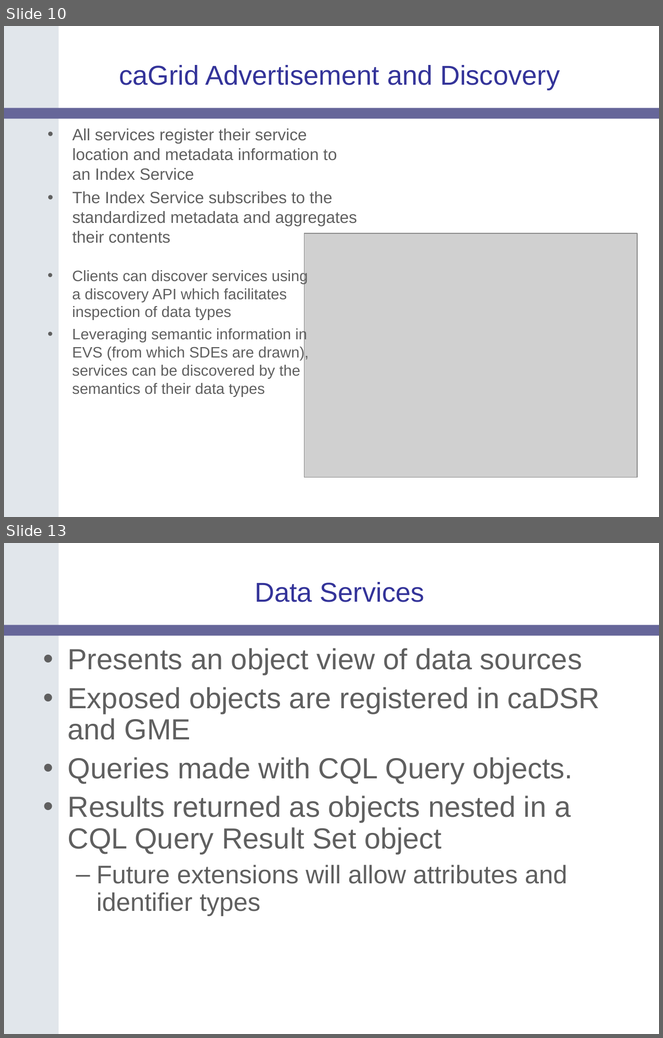
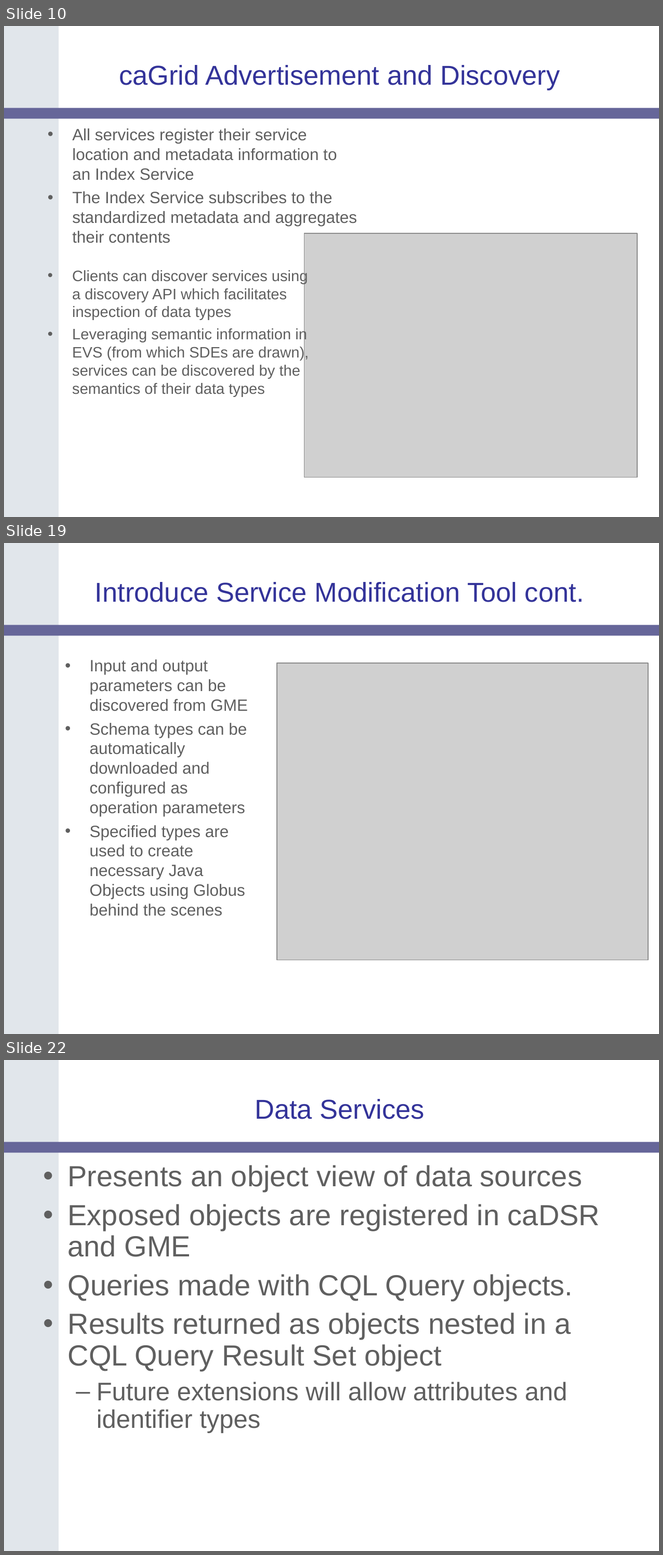
Before and after one commit to NCIP/cagrid-portal, a slide deck: cagrid-1-0/Documentation/presentations/200604_AnnualMeeting/caGrid-1.0-Architecture_caBIG-Annual-Meeting06.ppt. Shown one above the other, each under a label of ours: slides 10 and 13 before the commit, slides 10, 19 and 22 after it; the slides between them are not shown. The pictures are 663x1038 and 663x1555 pixels, drawn with LibreOffice and Linux fonts; fonts in the diff are those of the drawing; grey boxes stand for pictures; background and template pictures are left out. Boxes give left, top, right and bottom in pixels: in the first picture for what was removed or moved away, otherwise in the second. Text is boxed around its words. In the diff, an @@ line names an element or a change of style, - is before the commit and + after.

```diff
--- a/cagrid-1-0/Documentation/presentations/200604_AnnualMeeting/caGrid-1.0-Architecture_caBIG-Annual-Meeting06.ppt
+++ b/cagrid-1-0/Documentation/presentations/200604_AnnualMeeting/caGrid-1.0-Architecture_caBIG-Annual-Meeting06.ppt
@@ slide 19 added at box(4, 543, 659, 1034), background #FFFFFF; not listed: 2 template elements that a slide beside it also shows @@
@@ title added at box(95, 582, 584, 602), 30 pt, text #333399 @@
+Introduce Service Modification Tool cont.
@@ text added at box(90, 659, 248, 916), 18 pt, text #5F5F5F @@
+• Input and output parameters can be discovered from GME
+• Schema types can be automatically downloaded and configured as operation parameters
+• Specified types are used to create necessary Java Objects using Globus behind the scenes
@@ picture added at box(277, 663, 649, 960) @@
@@ what was slide 13 is now slide 22 @@
```
Also in this commit, not shown: 1 slide changed, 10 other slides added, 2 slides removed.
